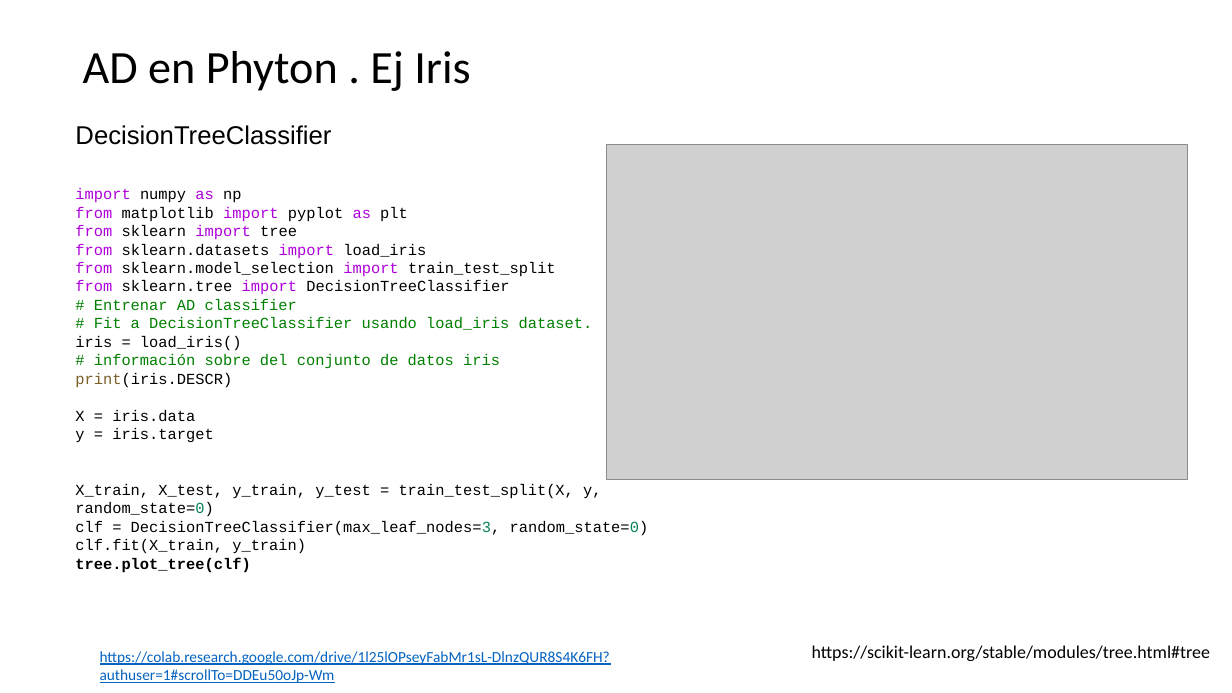
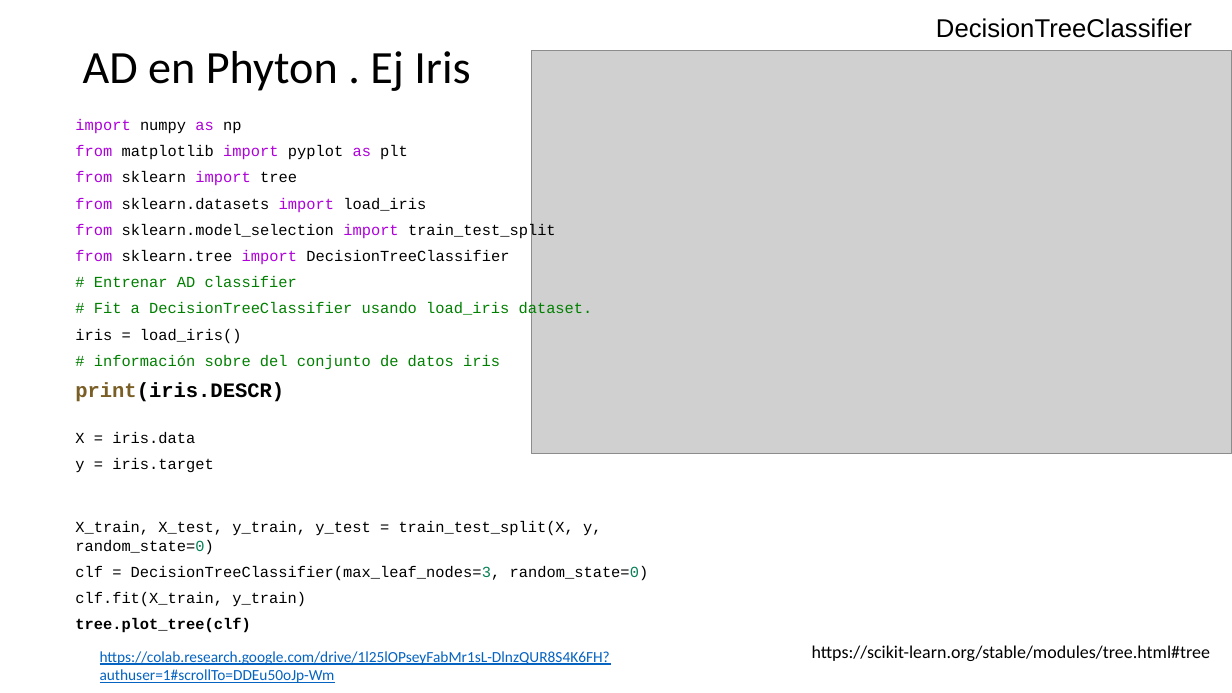
Before and after one commit to ml-unne/ml-unne.github.io, a slide deck: slide 33 of doc/2023 - ML-AD.pptx (slide 32 before the commit). Drawn at 1232x693 pixels with LibreOffice and Linux fonts; fonts in the diff are those of the drawing; grey boxes stand for pictures. Boxes give left, top, right and bottom in pixels: in the first picture for what was removed or moved away, otherwise in the second. Text is boxed around its words. In the diff, an @@ line names an element or a change of style, - is before the commit and + after.

```diff
--- a/doc/2023 - ML-AD.pptx
+++ b/doc/2023 - ML-AD.pptx
@@ text "DecisionTreeClassifier": place and size @@
-text "DecisionTreeClassifier" at [75,125,331,145]
+text "DecisionTreeClassifier" at [936,18,1192,38]
@@ text "DecisionTreeClassifier" at [936,18,1192,38]: alignment left to right @@
@@ picture: place and size @@
-picture at [607,145,1189,480]
+picture at [531,50,1232,454]
@@ text "import numpy as np": place and size @@
-text "import numpy as np" at [75,188,649,573]
+text "import numpy as np" at [75,119,649,633]
@@ text "import numpy as np" at [75,119,649,633]: size 12 to 16 pt, bold on in "print(iris.DESCR)"; more space between paragraphs @@
```
Also in this commit, not shown: 13 other slides changed, 1 slide added, 1 other file.
